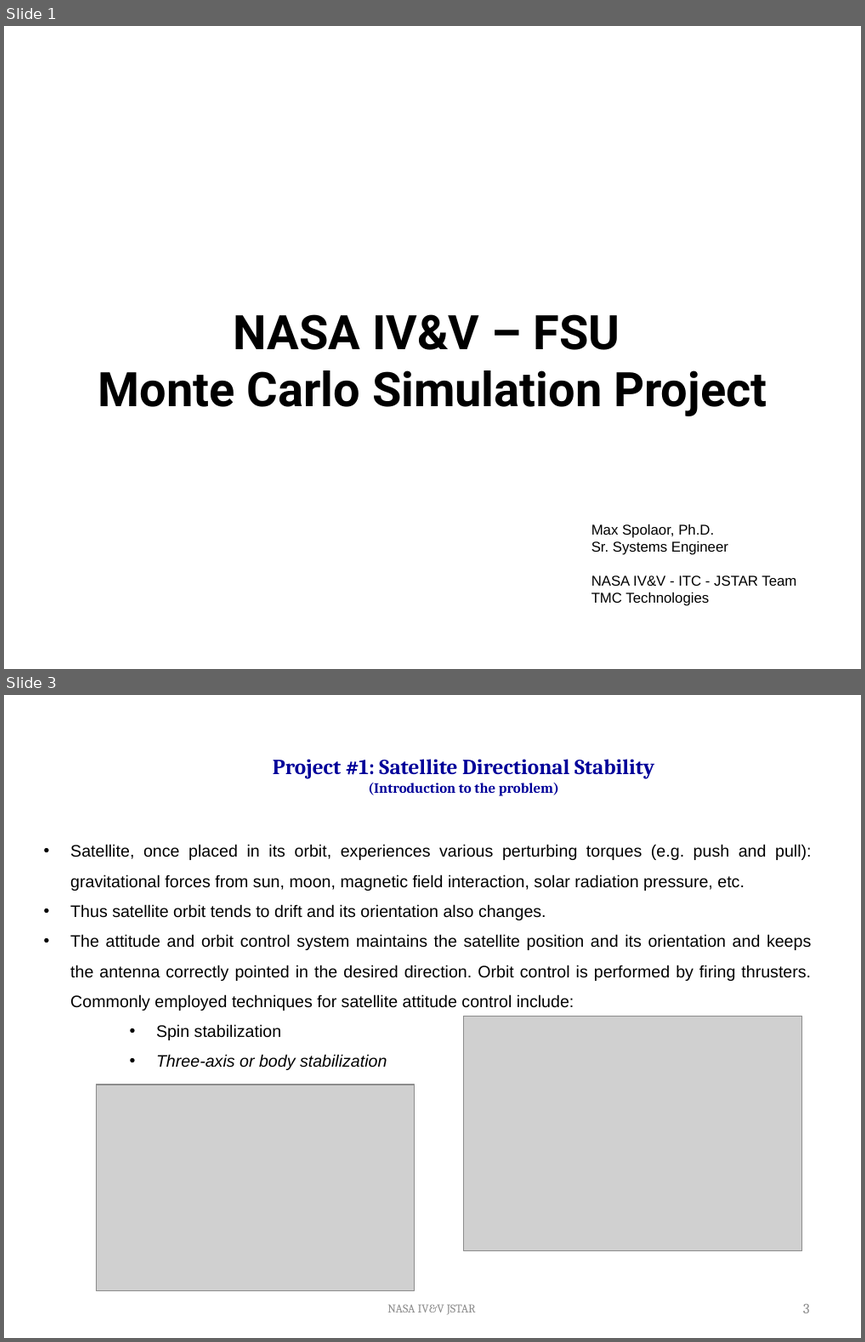
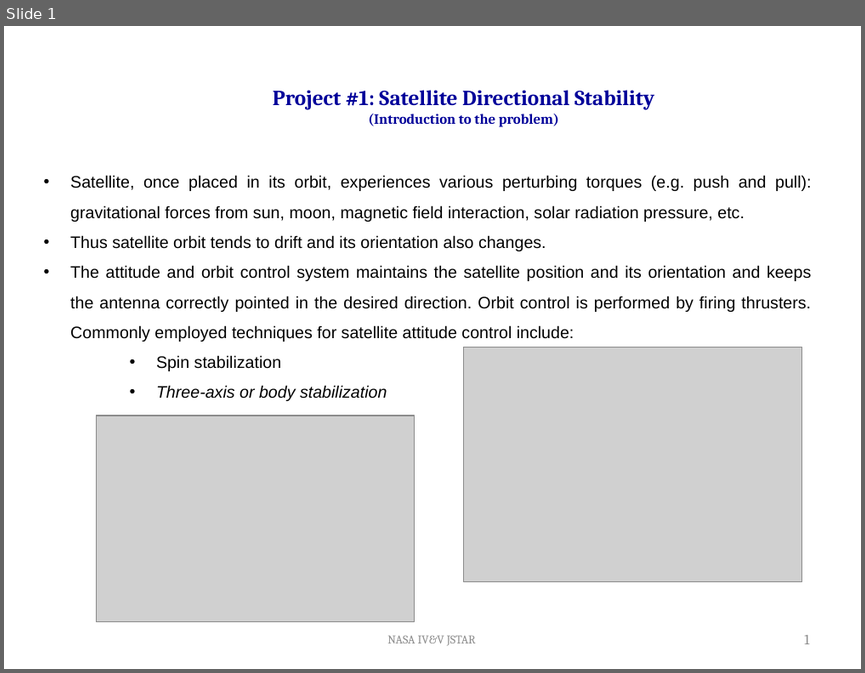
Before and after one commit to Carl5163/NASA_Project1, a slide deck: FSU_Spolaor_1.18.pptx. Shown one above the other, each under a label of ours: slides 1 and 3 before the commit, slide 1 after it; the slides between them are not shown. The pictures are 865x1342 and 865x673 pixels, drawn with LibreOffice and Linux fonts; fonts in the diff are those of the drawing; grey boxes stand for pictures; background and template pictures are left out. Boxes give left, top, right and bottom in pixels: in the first picture for what was removed or moved away, otherwise in the second. Text is boxed around its words. In the diff, an @@ line names an element or a change of style, - is before the commit and + after.

Commit message:
Trimmed the powerpoint
Now only has our project info

```diff
--- a/FSU_Spolaor_1.18.pptx
+++ b/FSU_Spolaor_1.18.pptx
@@ slide 1 removed at (4, 26, 861, 669), background #FFFFFF @@
@@ text removed at (98, 314, 766, 416) @@
-NASA IV&V – FSU
-Monte Carlo Simulation Project
@@ text removed at (591, 524, 796, 606) @@
-Max Spolaor, Ph.D.
-Sr. Systems Engineer
-NASA IV&V - ITC - JSTAR Team
-TMC Technologies
@@ what was slide 3 is now slide 1 @@
@@ page number at (804, 635, 809, 644): text changed @@
-3
+1
```
Also in this commit, not shown: 7 other slides removed.
